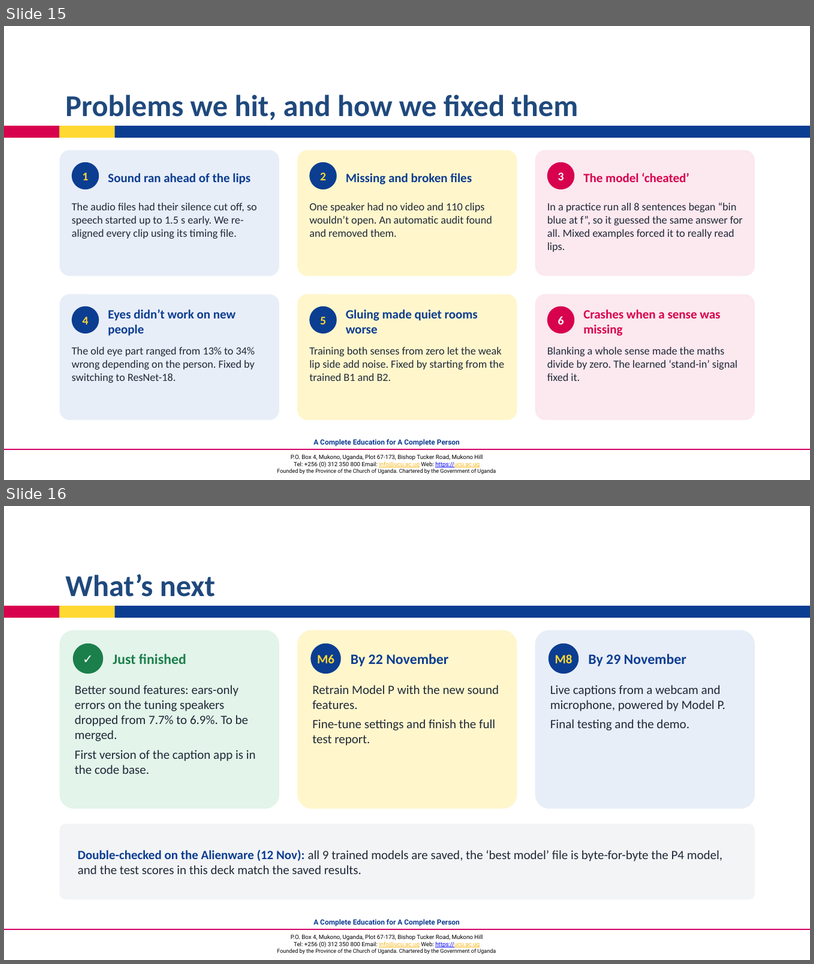
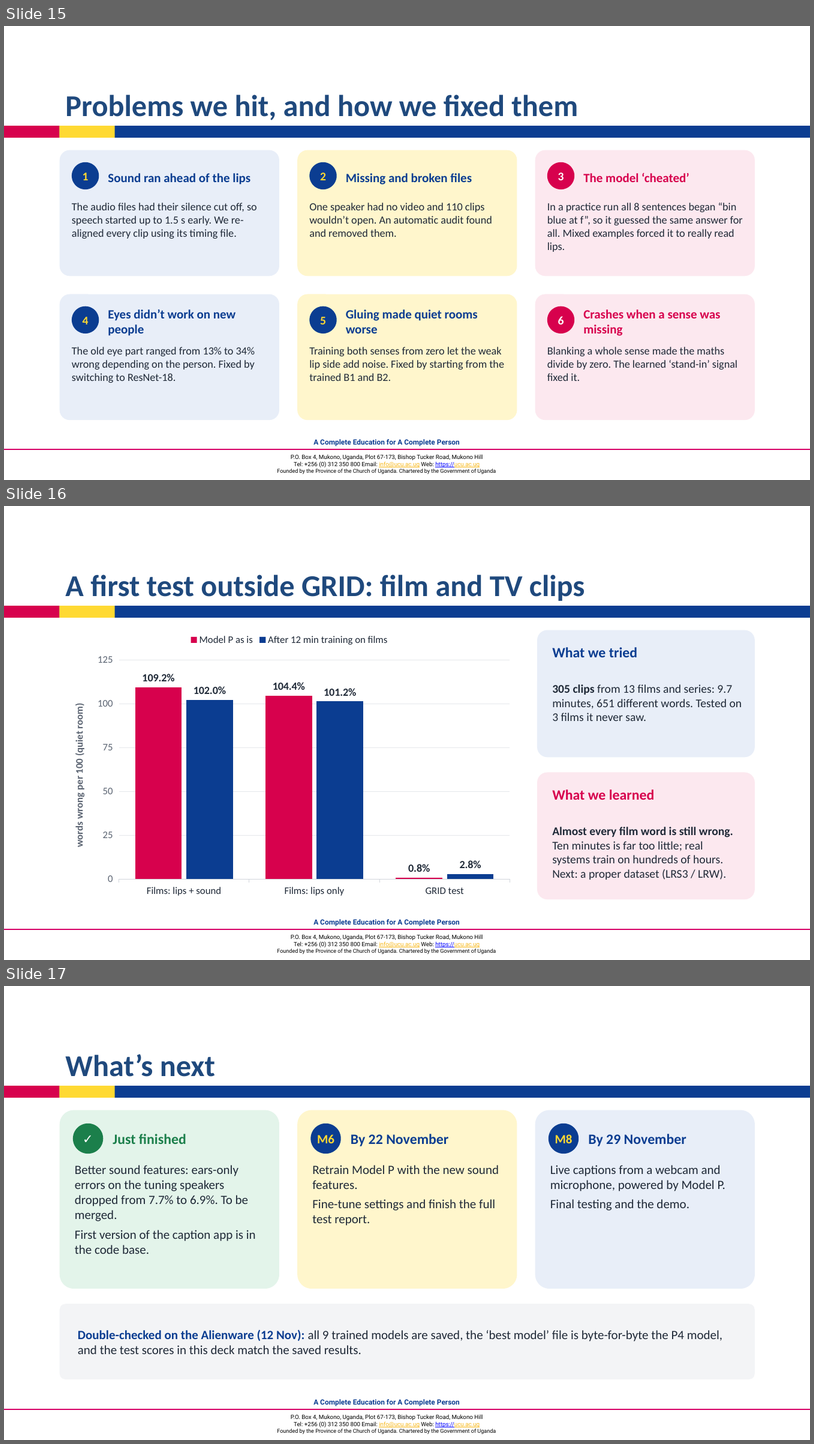
Before and after one commit to coleRodneyMigisha/cv_project_LipScribe, a slide deck: documentation/5_submissions/week3_report/LipScribe_Progress_Presentation.pptx. Shown one above the other, each under a label of ours: slides 15 and 16 before the commit, slides 15, 16 and 17 after it. The pictures are 814x964 and 814x1444 pixels, drawn with LibreOffice and Linux fonts; fonts in the diff are those of the drawing; background and template pictures are left out. Boxes give left, top, right and bottom in pixels: in the first picture for what was removed or moved away, otherwise in the second. Text is boxed around its words. In the diff, an @@ line names an element or a change of style, - is before the commit and + after.

Commit message:
Flix test results and presentation slide 16
- reports/flix: Model P4 vs a fine-tuned copy on 305 film/TV clips
  (43 test clips from 3 unseen films); WER ~109% -> ~102%, 2/223 new words
  right before and after, GRID test 0.8% -> 2.8%; main model md5 unchanged
- Presentation: new slide 16 'A first test outside GRID' (18 slides)

```diff
--- a/documentation/5_submissions/week3_report/LipScribe_Progress_Presentation.pptx
+++ b/documentation/5_submissions/week3_report/LipScribe_Progress_Presentation.pptx
@@ slide 16 added at [4,506,810,960], background #FFFFFF; not listed: 5 template elements that a slide beside it also shows @@
@@ title added at [65,574,585,601], 36 pt, text #1F497D, bold @@
+A first test outside GRID: film and TV clips
@@ column chart added at [60,627,519,902] @@
+categories: Films: lips + sound, Films: lips only, GRID test
+Model P as is: 109.2, 104.4, 0.8
+After 12 min training on films: 102, 101.2, 2.8
@@ rounded rectangle added at [537,630,755,757], fill #E8EEF8 @@
@@ text added at [552,647,638,657], 17 pt, text #0B3D91, bold @@
+What we tried
@@ text added at [552,684,743,721], 14 pt, text #1F2937 @@
+305 clips from 13 films and series: 9.7 minutes, 651 different words. Tested on 3 films it never saw.
@@ rounded rectangle added at [537,772,755,899], fill #FCE8EF @@
@@ text added at [552,789,655,799], 17 pt, text #D7014D, bold @@
+What we learned
@@ text added at [552,826,734,879], 14 pt, text #1F2937 @@
+Almost every film word is still wrong. Ten minutes is far too little; real systems train on hundreds of hours. Next: a proper dataset (LRS3 / LRW).
@@ what was slide 16 is now slide 17 @@
```
Also in this commit, not shown: 6 other files.
